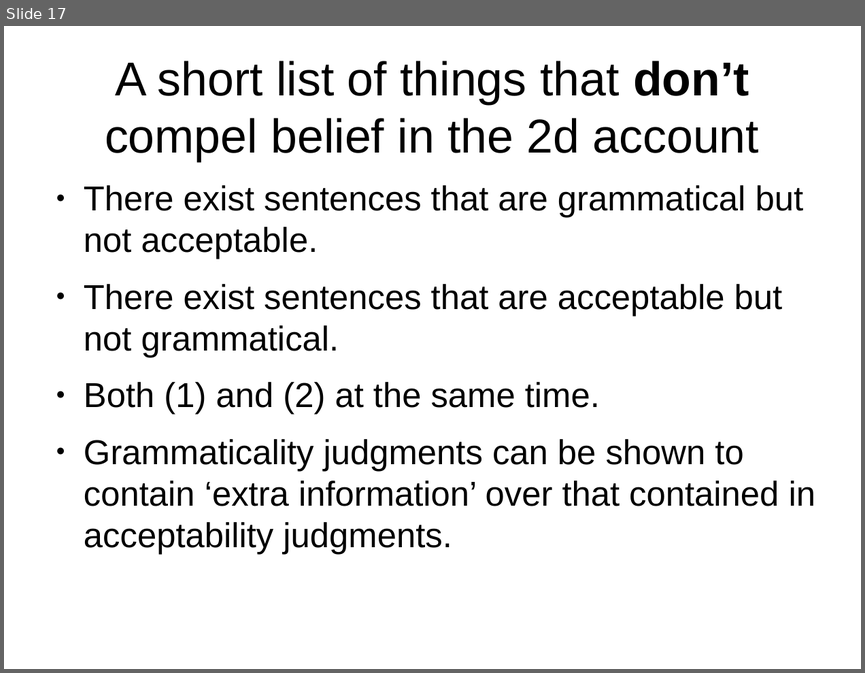
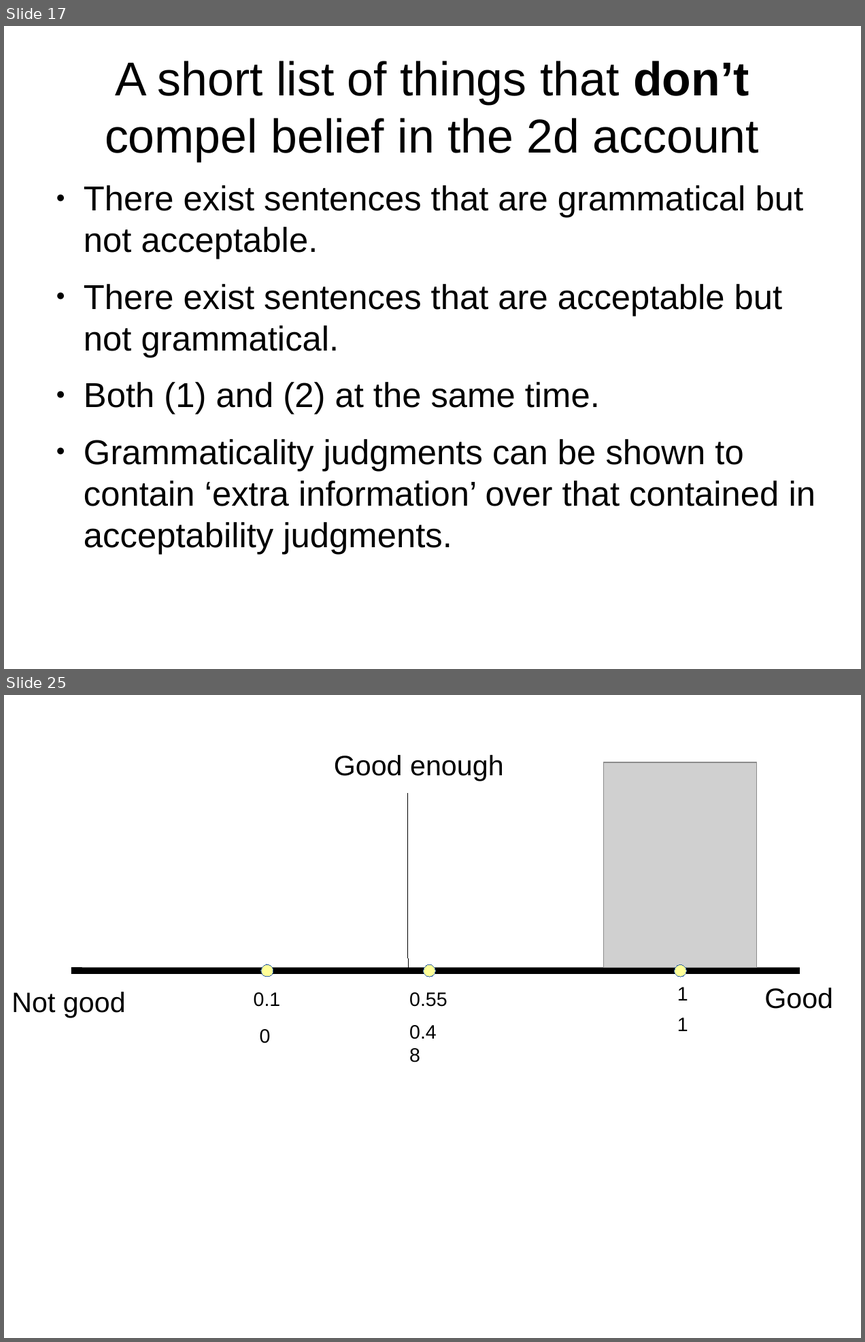
Before and after one commit to stevenlangsford/sentenceSTA, a slide deck: data/presenting/labmeeting_Feb2019.odp. Shown one above the other, each under a label of ours: slide 17 before the commit, slides 17 and 25 after it; the slides between them are not shown. The pictures are 865x673 and 865x1342 pixels, drawn with LibreOffice and Linux fonts; fonts in the diff are those of the drawing; grey boxes stand for pictures. Boxes give left, top, right and bottom in pixels: in the first picture for what was removed or moved away, otherwise in the second. Text is boxed around its words. In the diff, an @@ line names an element or a change of style, - is before the commit and + after.

```diff
--- a/data/presenting/labmeeting_Feb2019.odp
+++ b/data/presenting/labmeeting_Feb2019.odp
@@ slide 25 added at (4, 695, 861, 1338), background #FFFFFF @@
@@ text added at (334, 755, 504, 781), 26 pt, text #000000 @@
+Good enough
@@ picture added at (604, 762, 757, 968) @@
@@ line added from (409, 793) to (409, 970), #000000 0 pt @@
@@ line added from (71, 970) to (800, 970), #000000 6.01 pt @@
@@ ellipse added at (261, 964, 274, 977), fill #FFFF99, outline #3465A4 0 pt @@
@@ ellipse added at (423, 964, 436, 977), fill #FFFF99, outline #3465A4 0 pt @@
@@ ellipse added at (674, 965, 687, 977), fill #FFFF99, outline #3465A4 0 pt @@
@@ text added at (11, 991, 126, 1017), 26 pt, text #000000 @@
+Not good
@@ text added at (254, 992, 281, 1006), 18 pt, text #000000 @@
+0.1
@@ text added at (409, 992, 447, 1006), 18 pt, text #000000 @@
+0.55
@@ text added at (677, 987, 688, 1000), 18 pt, text #000000 @@
+1
@@ text added at (764, 987, 833, 1008), 26 pt, text #000000 @@
+Good
@@ text added at (677, 1017, 688, 1031), 18 pt, text #000000 @@
+1
@@ text added at (260, 1029, 271, 1043), 18 pt, text #000000 @@
+0
@@ text added at (409, 1025, 436, 1039), 18 pt, text #000000 @@
+0.48
```
Also in this commit, not shown: 2 slides changed, 11 other slides added, 1 slide removed, 10 other files.
